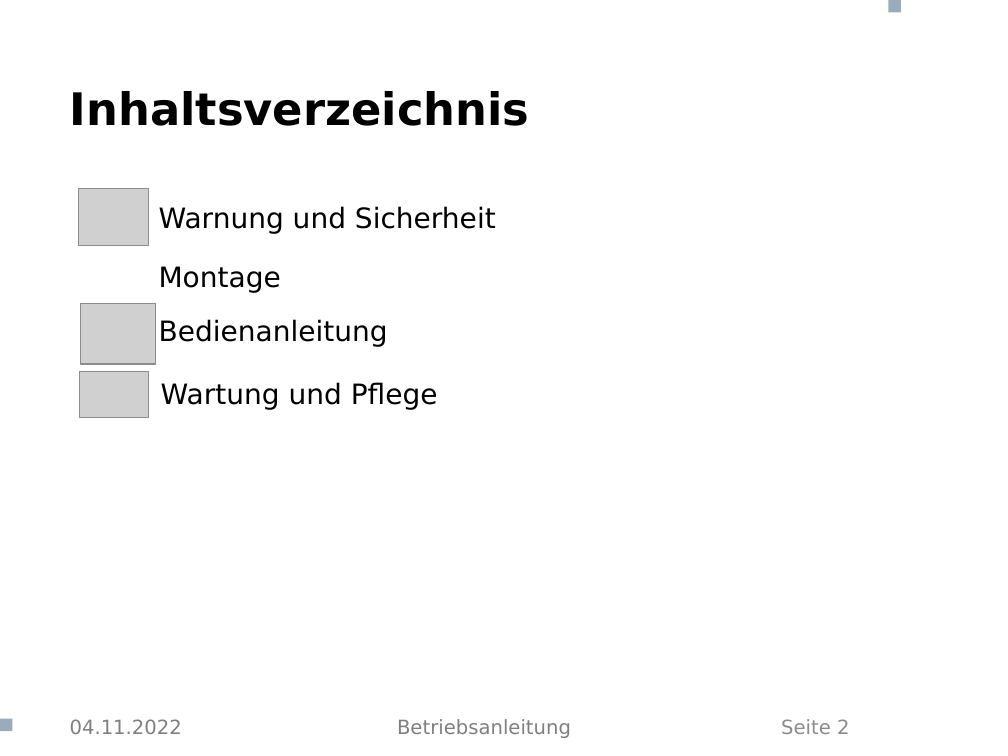
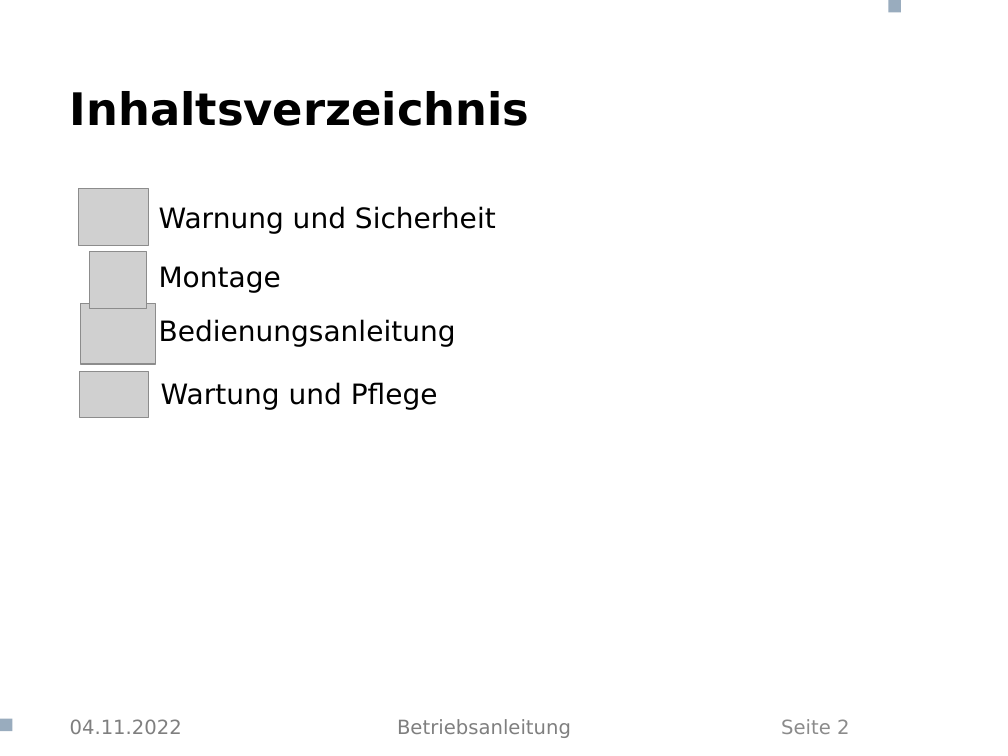
Before and after one commit to CasparTheGhost/Aeskaetisch, a slide deck: slide 2 of Betriebsanleitung/Betriebsanleitung Schreibtisch.pptx. Drawn at 1008x756 pixels with LibreOffice and Linux fonts; fonts in the diff are those of the drawing; grey boxes stand for pictures; background and template pictures are left out. Boxes give left, top, right and bottom in pixels: in the first picture for what was removed or moved away, otherwise in the second. Text is boxed around its words. In the diff, an @@ line names an element or a change of style, - is before the commit and + after.

```diff
--- a/Betriebsanleitung/Betriebsanleitung Schreibtisch.pptx
+++ b/Betriebsanleitung/Betriebsanleitung Schreibtisch.pptx
@@ picture added at (x1=90, y1=252, x2=146, y2=308) @@
@@ text at (x1=159, y1=319, x2=456, y2=347): text changed @@
-Bedienanleitung
+Bedienungsanleitung
```
Also in this commit, not shown: 7 other slides changed, 1 other file.
